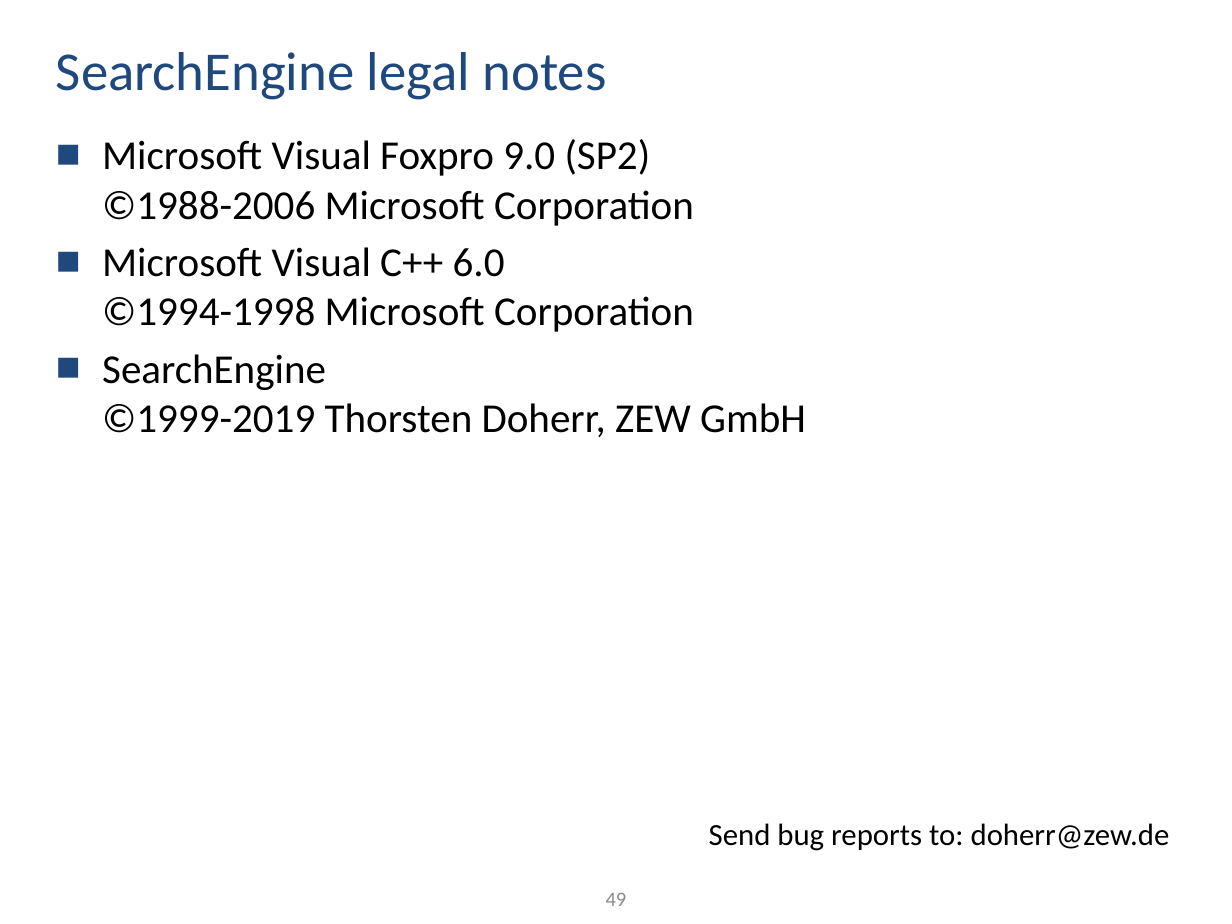
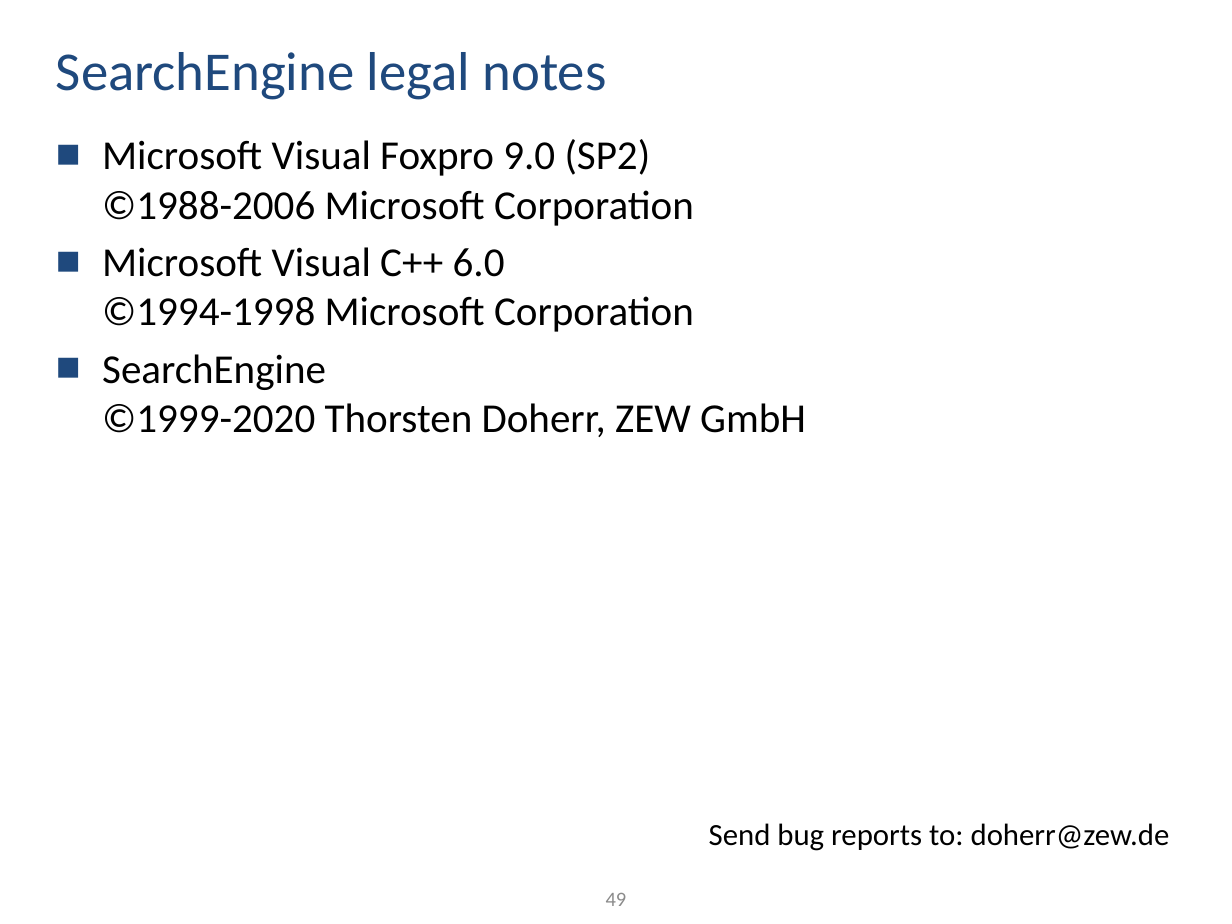
Before and after one commit to ThorstenDoherr/searchengine, a slide deck: slide 49 of doc/Manual.pptx. Drawn at 1232x924 pixels with LibreOffice and Linux fonts; fonts in the diff are those of the drawing. Boxes give left, top, right and bottom in pixels: in the first picture for what was removed or moved away, otherwise in the second. Text is boxed around its words. In the diff, an @@ line names an element or a change of style, - is before the commit and + after.

```diff
--- a/doc/Manual.pptx
+++ b/doc/Manual.pptx
@@ text at <box>102,354,806,437</box>: text changed @@
-■ SearchEngine
-  ©1999-2019 Thorsten Doherr, ZEW GmbH
+■ SearchEngine
+  ©1999-2020 Thorsten Doherr, ZEW GmbH
```
Also in this commit, not shown: 5 other slides changed, 1 other file.
